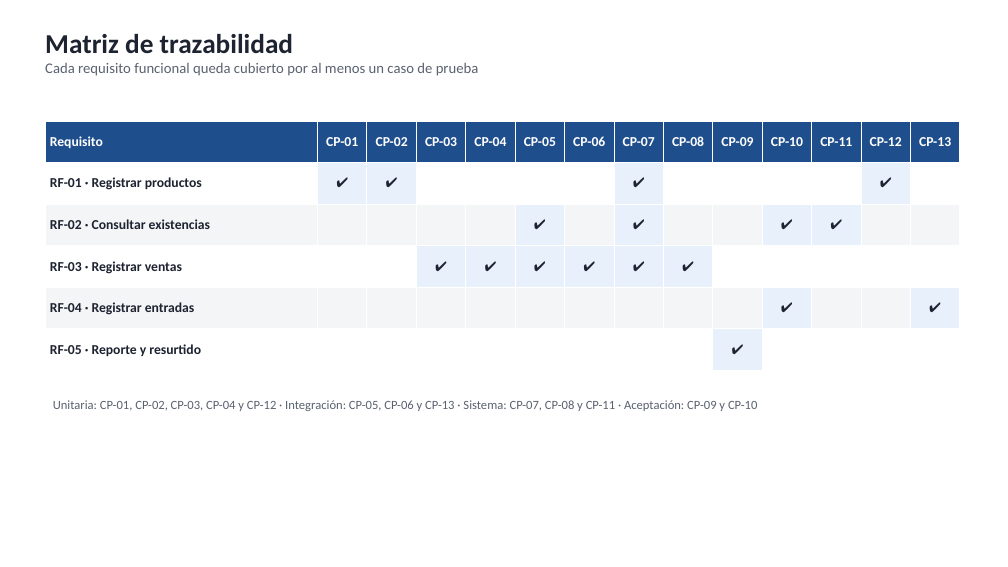
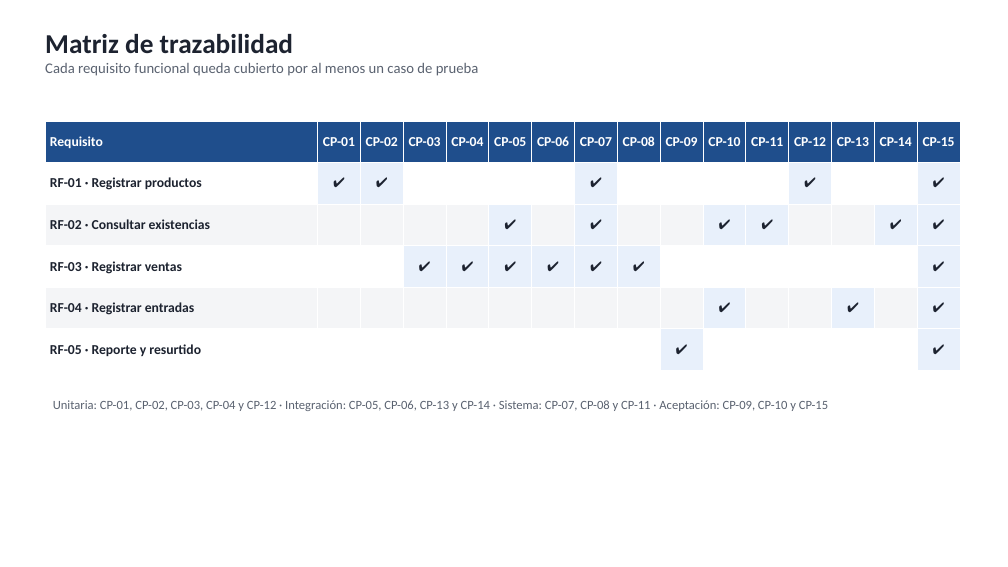
Before and after one commit to azharsonix/sistema-inventario-actividad-2, a slide deck: slide 3 of docs/Segunda parte/Diagramas - Segunda parte.pptx. Drawn at 1008x567 pixels with LibreOffice and Linux fonts; fonts in the diff are those of the drawing. Boxes give left, top, right and bottom in pixels: in the first picture for what was removed or moved away, otherwise in the second. Text is boxed around its words. In the diff, an @@ line names an element or a change of style, - is before the commit and + after.

```diff
--- a/docs/Segunda parte/Diagramas - Segunda parte.pptx
+++ b/docs/Segunda parte/Diagramas - Segunda parte.pptx
@@ table at (x1=45, y1=121, x2=964, y2=371) @@
+column 15: CP-14 |  | ✔ |  |  | 
+column 16: CP-15 | ✔ | ✔ | ✔ | ✔ | ✔
@@ table resized from (x1=45, y1=121, x2=957, y2=371) to (x1=45, y1=121, x2=964, y2=371) @@
@@ text at (x1=53, y1=400, x2=828, y2=411): text changed @@
-Unitaria: CP-01, CP-02, CP-03, CP-04 y CP-12 · Integración: CP-05, CP-06 y CP-13 · Sistema: CP-07, CP-08 y CP-11 · Aceptación: CP-09 y CP-10
+Unitaria: CP-01, CP-02, CP-03, CP-04 y CP-12 · Integración: CP-05, CP-06, CP-13 y CP-14 · Sistema: CP-07, CP-08 y CP-11 · Aceptación: CP-09, CP-10 y CP-15
```
Also in this commit, not shown: 7 other slides changed, 2 other files.
